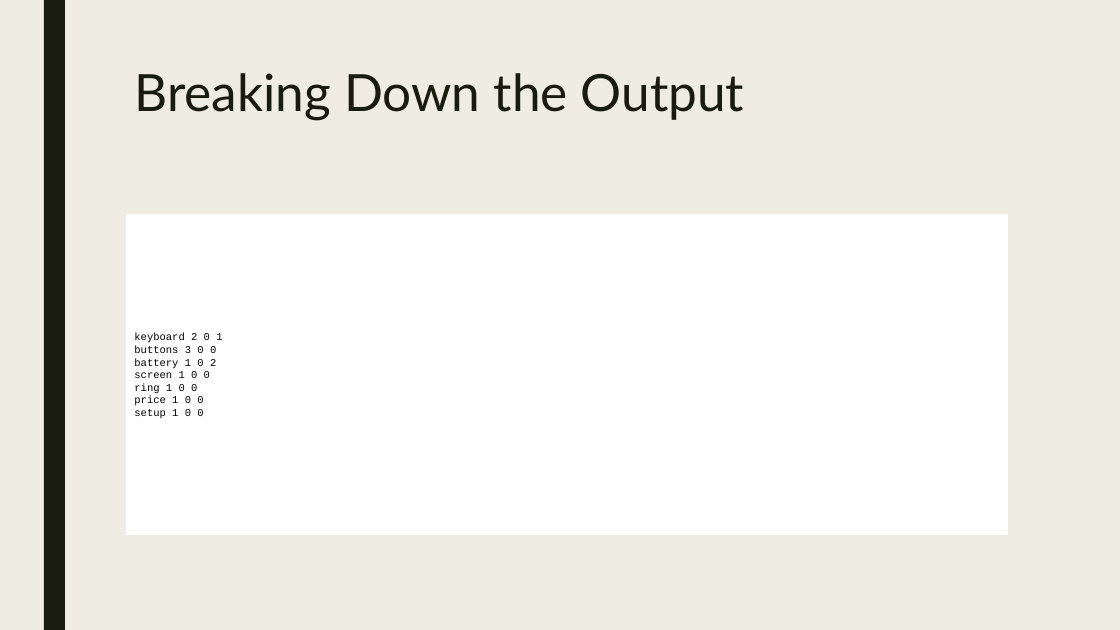
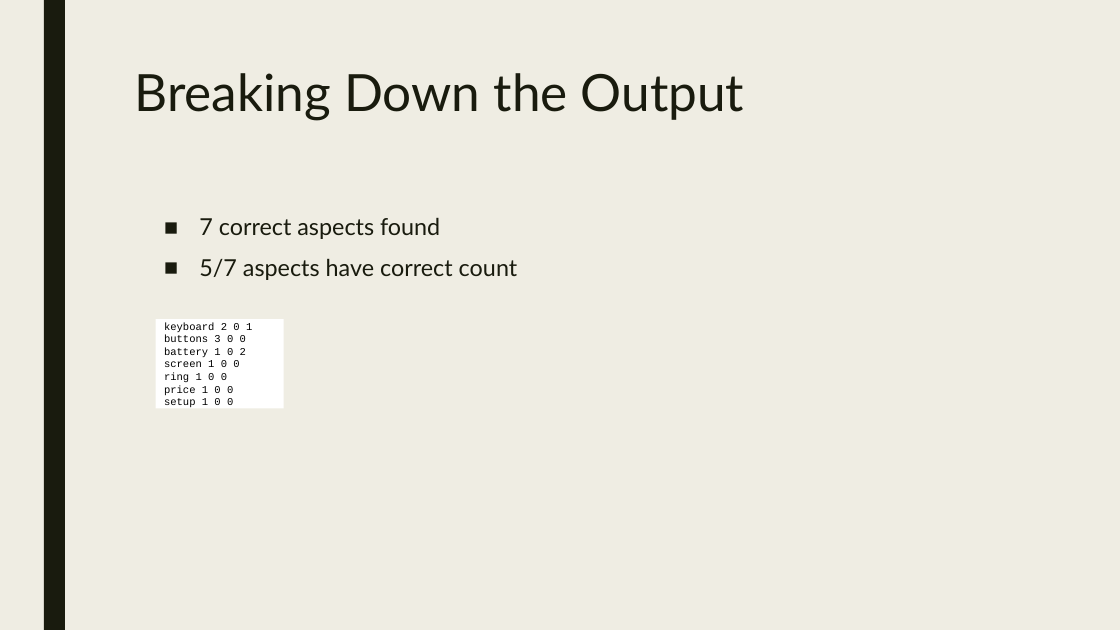
Before and after one commit to walker76-school/sentiment-analysis, a slide deck: slide 9 of presentation.pptx. Drawn at 1120x630 pixels with LibreOffice and Linux fonts; fonts in the diff are those of the drawing. Boxes give left, top, right and bottom in pixels: in the first picture for what was removed or moved away, otherwise in the second. Text is boxed around its words. In the diff, an @@ line names an element or a change of style, - is before the commit and + after.

```diff
--- a/presentation.pptx
+++ b/presentation.pptx
@@ text added at (x1=199, y1=217, x2=518, y2=280), 20 pt, text #191B0E @@
+■ 7 correct aspects found
+■ 5/7 aspects have correct count
@@ text "keyboard 2 0 1 buttons ..." resized from (x1=126, y1=210, x2=1008, y2=539) to (x1=155, y1=315, x2=283, y2=413) @@
```
Also in this commit, not shown: 4 other slides changed.
